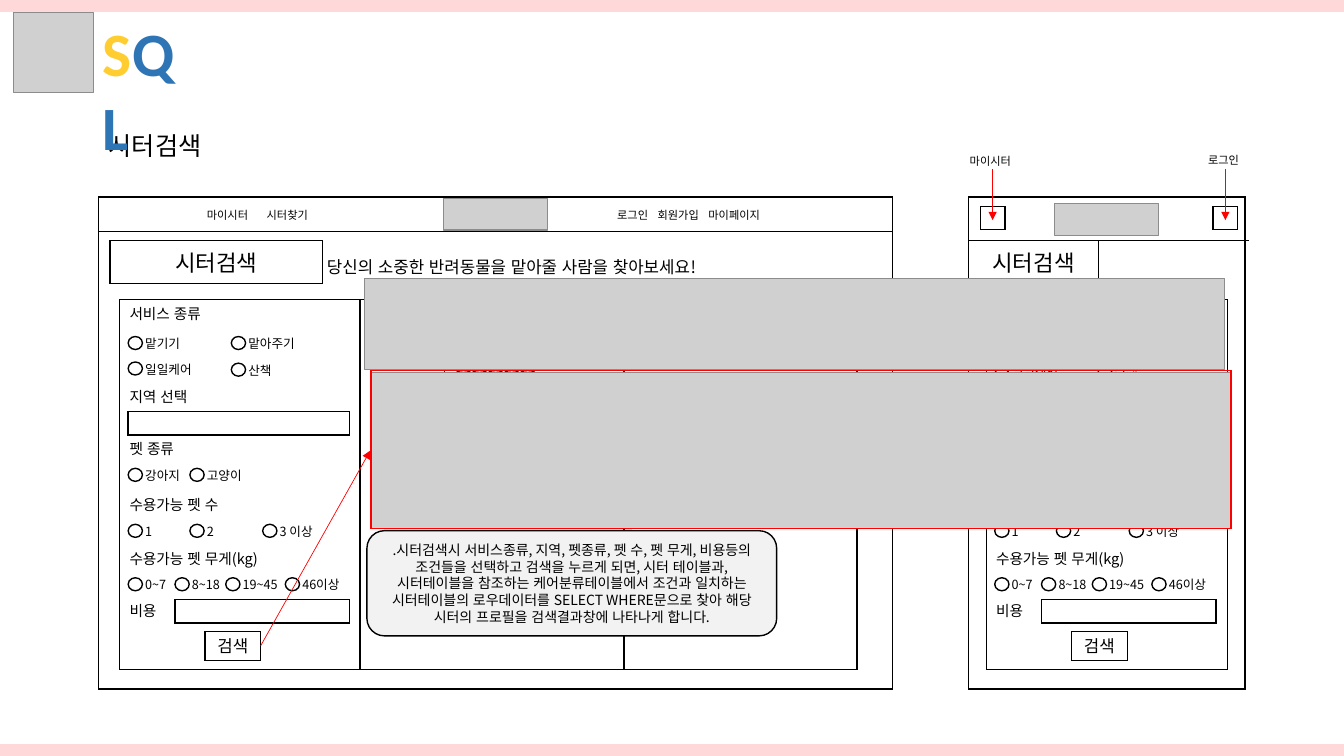
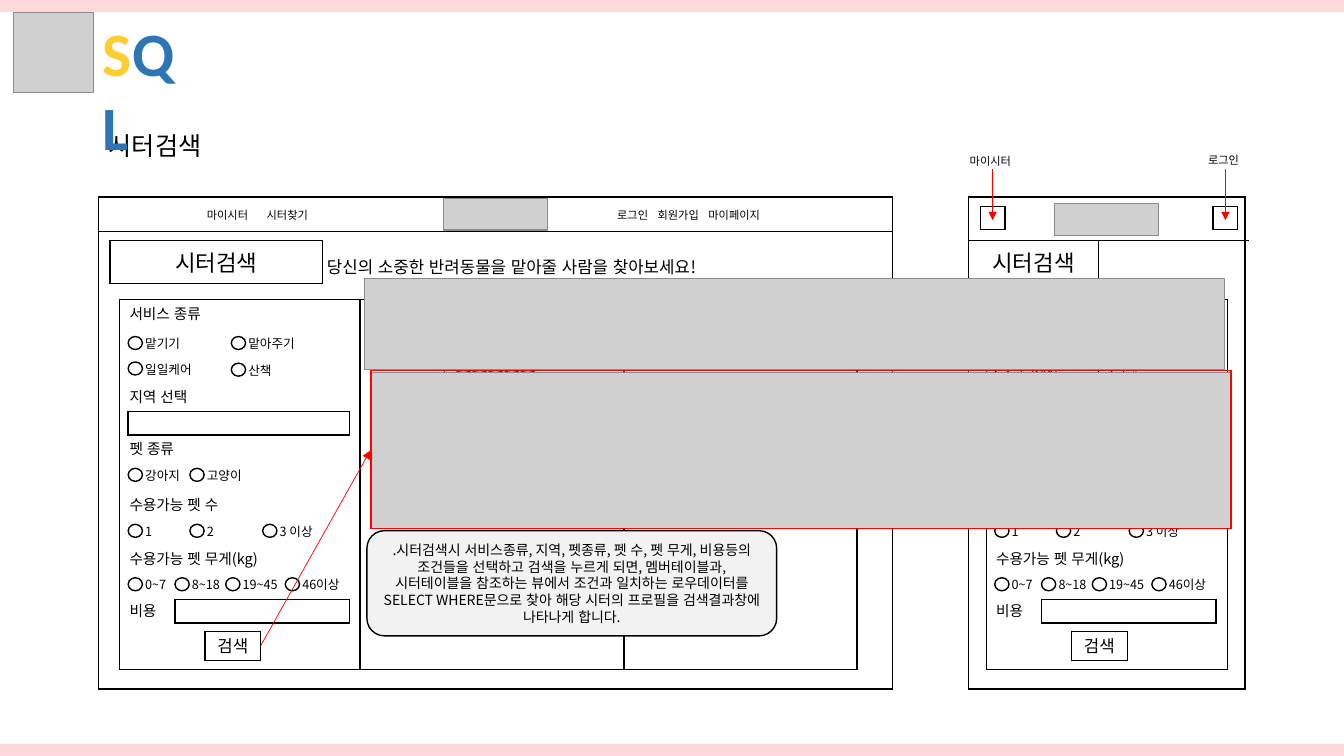
Before and after one commit to hhsw07/ezen-academy-projects, a slide deck: slide 17 of 3조 화면설계서 - SQL 통합.pptx. Drawn at 1344x756 pixels with LibreOffice and Linux fonts; fonts in the diff are those of the drawing; grey boxes stand for pictures. Boxes give left, top, right and bottom in pixels: in the first picture for what was removed or moved away, otherwise in the second. Text is boxed around its words. In the diff, an @@ line names an element or a change of style, - is before the commit and + after.

```diff
--- a/3조 화면설계서 - SQL 통합.pptx
+++ b/3조 화면설계서 - SQL 통합.pptx
@@ text in rounded rectangle at [384, 543, 760, 623]: text changed @@
-.시터검색시 서비스종류, 지역, 펫종류, 펫 수, 펫 무게, 비용등의 조건들을 선택하고 검색을 누르게 되면, 시터 테이블과, 시터테이블을 참조하는 케어분류테이블에서 조건과 일치하는 시터테이블의 로우데이터를 SELECT WHERE문으로 찾아 해당 시터의 프로필을 검색결과창에 나타나게 합니다.
+.시터검색시 서비스종류, 지역, 펫종류, 펫 수, 펫 무게, 비용등의 조건들을 선택하고 검색을 누르게 되면, 멤버테이블과, 시터테이블을 참조하는 뷰에서 조건과 일치하는 로우데이터를 SELECT WHERE문으로 찾아 해당 시터의 프로필을 검색결과창에 나타나게 합니다.
```
Also in this commit, not shown: 3 other slides changed.
